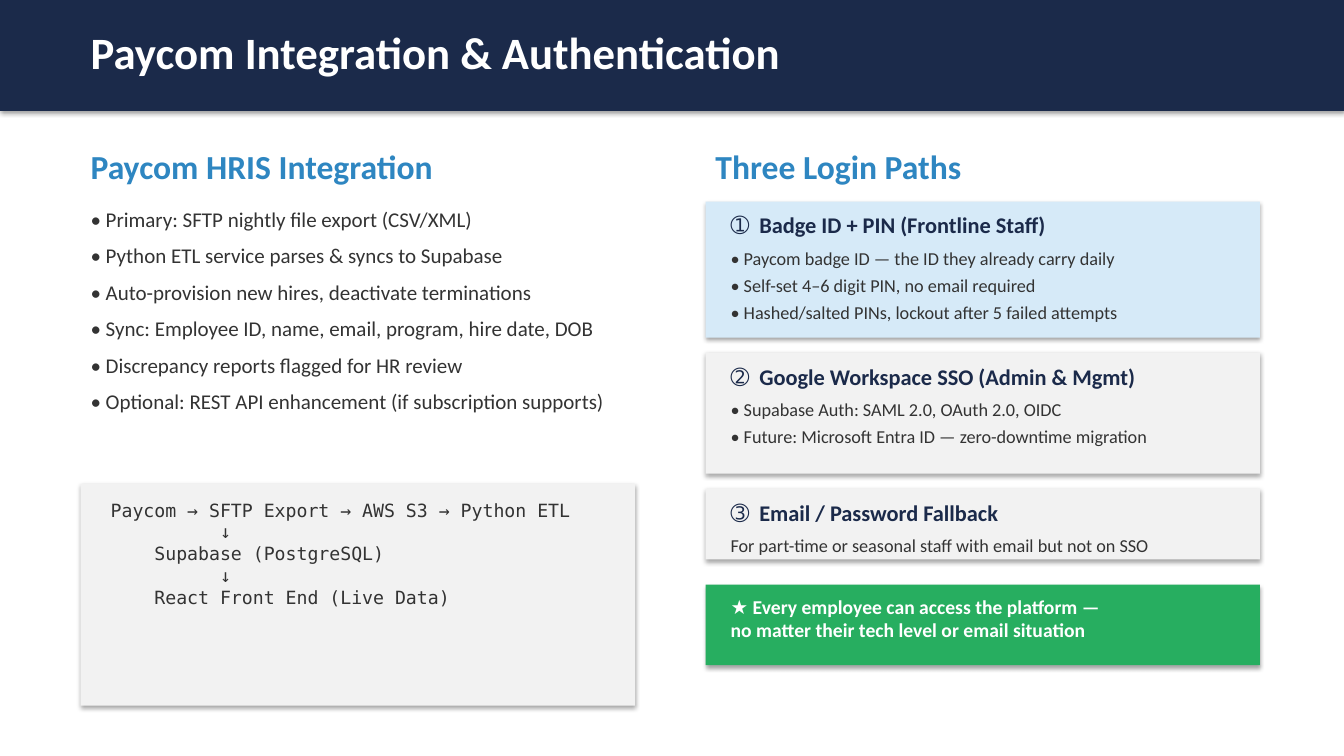
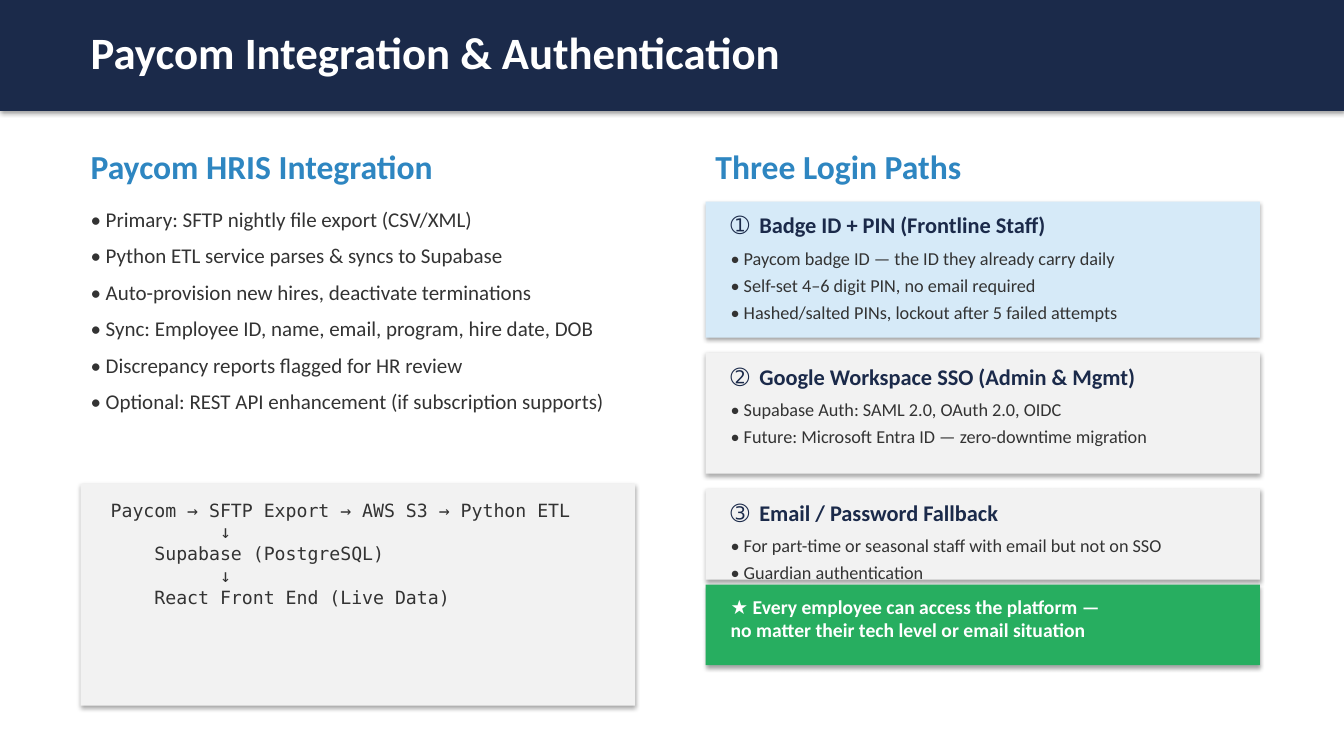
Before and after one commit to mingjyesheng-ioteye/sb_rewards, a slide deck: slide 11 of RFP/IoTeye - Arc Mercer Pitch.pptx. Drawn at 1344x756 pixels with LibreOffice and Linux fonts; fonts in the diff are those of the drawing. Boxes give left, top, right and bottom in pixels: in the first picture for what was removed or moved away, otherwise in the second. Text is boxed around its words. In the diff, an @@ line names an element or a change of style, - is before the commit and + after.

Commit message:
Add Guardian authentication to login Path 3 on Paycom & SSO slide

```diff
--- a/RFP/IoTeye - Arc Mercer Pitch.pptx
+++ b/RFP/IoTeye - Arc Mercer Pitch.pptx
@@ rectangle: place and size @@
-rectangle at [706, 489, 1260, 560]
+rectangle at [706, 489, 1260, 580]
@@ text at [744, 539, 1162, 581]: text changed @@
-For part-time or seasonal staff with email but not on SSO
+• For part-time or seasonal staff with email but not on SSO
+• Guardian authentication
```
Also in this commit, not shown: 1 other file.
